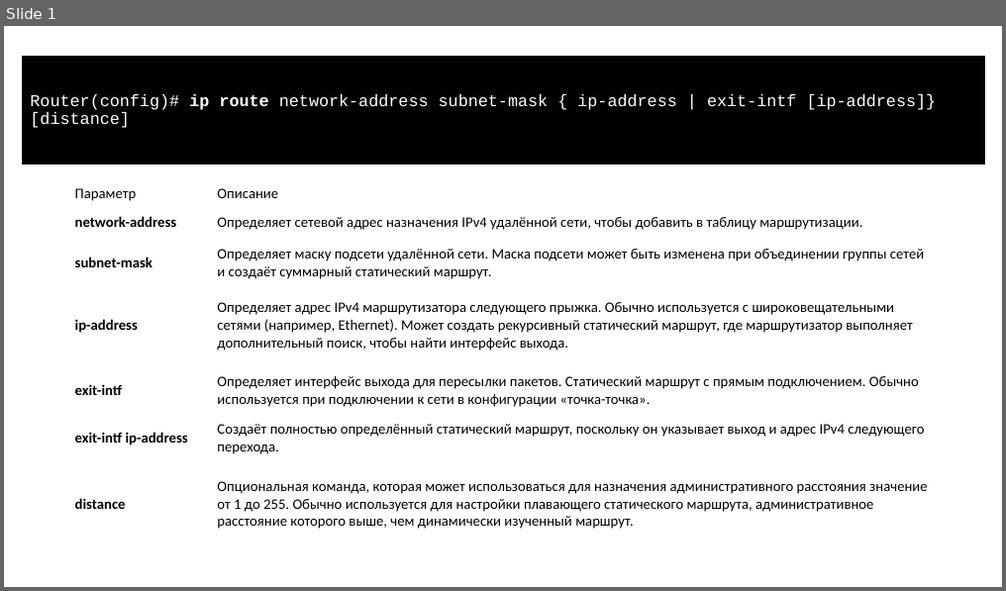
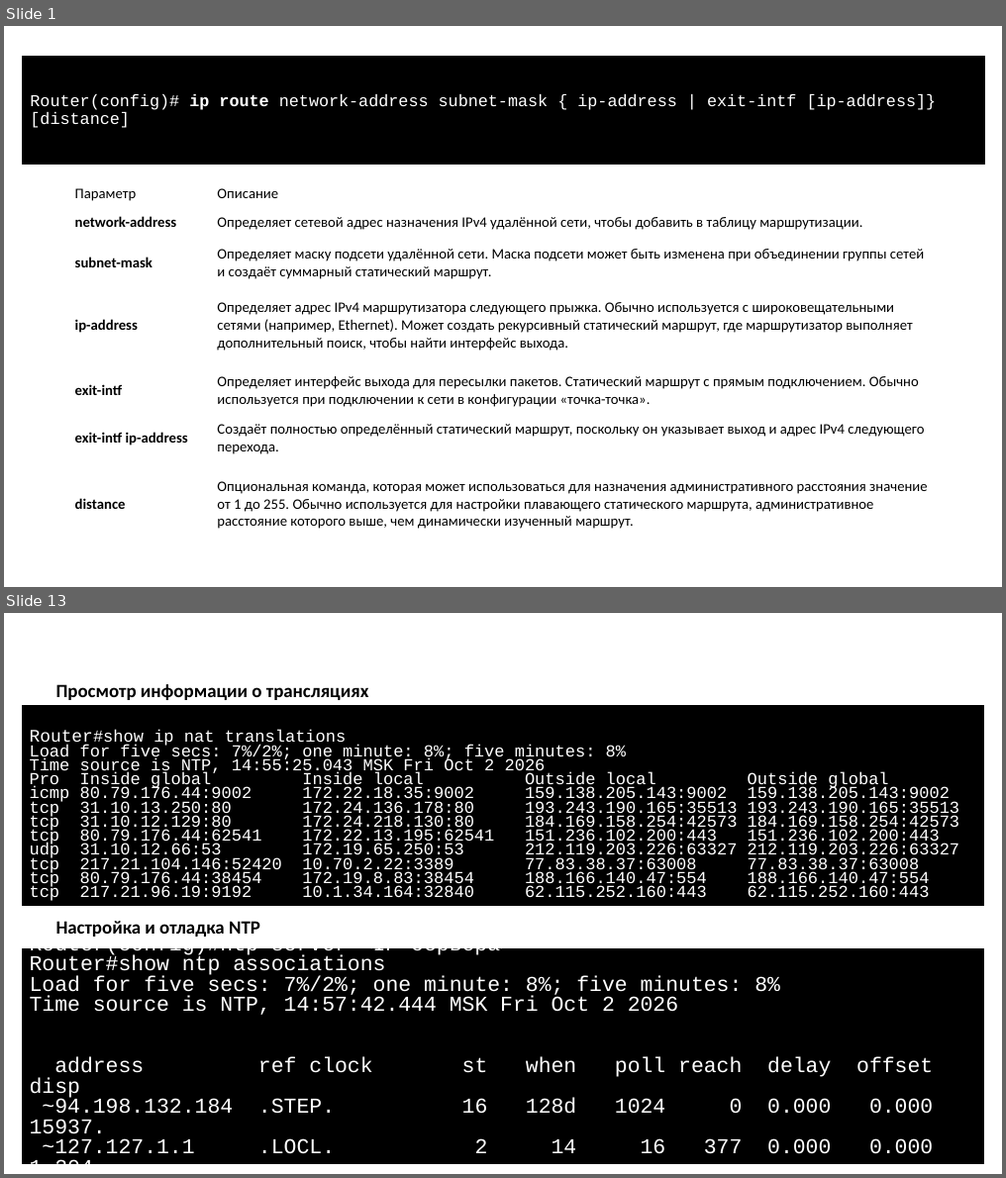
Before and after one commit to gas533/itn, a slide deck: 1.10 Practice/1.10 Practice.pptx. Shown one above the other, each under a label of ours: slide 1 before the commit, slides 1 and 13 after it; the slides between them are not shown. The pictures are 1006x591 and 1006x1178 pixels, drawn with LibreOffice and Linux fonts; fonts in the diff are those of the drawing. Boxes give left, top, right and bottom in pixels: in the first picture for what was removed or moved away, otherwise in the second. Text is boxed around its words. In the diff, an @@ line names an element or a change of style, - is before the commit and + after.

```diff
--- a/1.10 Practice/1.10 Practice.pptx
+++ b/1.10 Practice/1.10 Practice.pptx
@@ slide 13 added at bbox=[4, 613, 1002, 1174], background #FFFFFF @@
@@ text added at bbox=[56, 684, 369, 700], 18 pt, text #000000, bold @@
+Просмотр информации о трансляциях
@@ rectangle added at bbox=[22, 706, 985, 905], fill #000000, outline #000000 0.75 pt, 16.1 pt, text #FFFFFF @@
+Router#show ip nat translations
+Load for five secs: 7%/2%; one minute: 8%; five minutes: 8%
+Time source is NTP, 14:55:25.043 MSK Fri Oct 2 2026
+Pro Inside global Inside local Outside local Outside global
+icmp 80.79.176.44:9002 172.22.18.35:9002 159.138.205.143:9002 159.138.205.143:9002
+tcp 31.10.13.250:80 172.24.136.178:80 193.243.190.165:35513 193.243.190.165:35513
+tcp 31.10.12.129:80 172.24.218.130:80 184.169.158.254:42573 184.169.158.254:42573
+tcp 80.79.176.44:62541 172.22.13.195:62541 151.236.102.200:443 151.236.102.200:443
+udp 31.10.12.66:53 172.19.65.250:53 212.119.203.226:63327 212.119.203.226:63327
+tcp 217.21.104.146:52420 10.70.2.22:3389 77.83.38.37:63008 77.83.38.37:63008
+tcp 80.79.176.44:38454 172.19.8.83:38454 188.166.140.47:554 188.166.140.47:554
+tcp 217.21.96.19:9192 10.1.34.164:32840 62.115.252.160:443 62.115.252.160:443
@@ text added at bbox=[56, 921, 260, 937], 18 pt, text #000000, bold @@
+Настройка и отладка NTP
@@ rectangle added at bbox=[22, 950, 985, 1164], fill #000000, outline #000000 0.75 pt, 20.4 pt, text #FFFFFF @@
+Router(config)#ntp server <IP-сервера>
+Router#show ntp associations
+Load for five secs: 7%/2%; one minute: 8%; five minutes: 8%
+Time source is NTP, 14:57:42.444 MSK Fri Oct 2 2026
+address ref clock st when poll reach delay offset disp
+~94.198.132.184 .STEP. 16 128d 1024 0 0.000 0.000 15937.
+~127.127.1.1 .LOCL. 2 14 16 377 0.000 0.000 1.204
```
Also in this commit, not shown: 1 slide changed, 10 other slides added, 12 other files.
